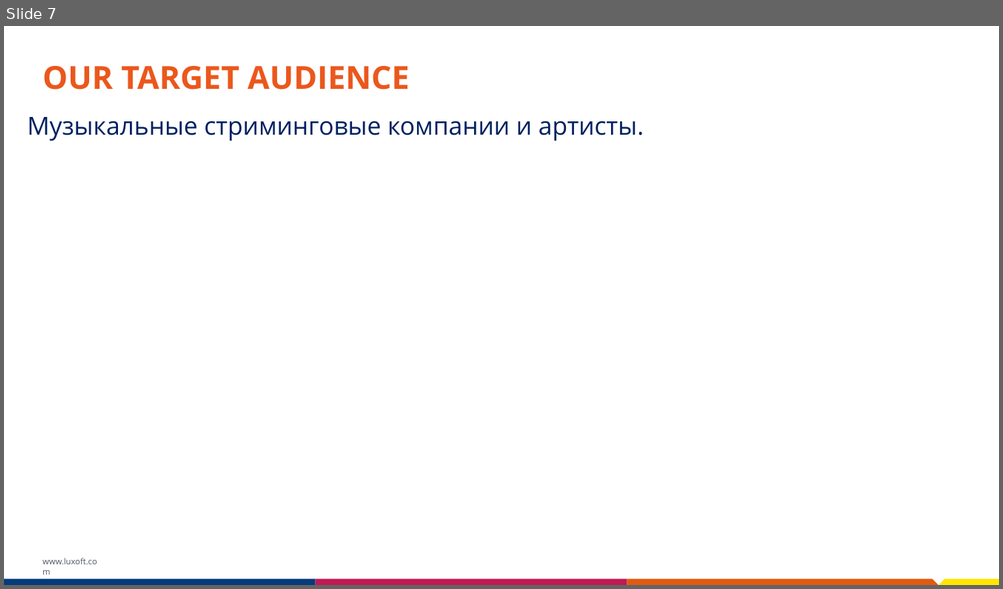
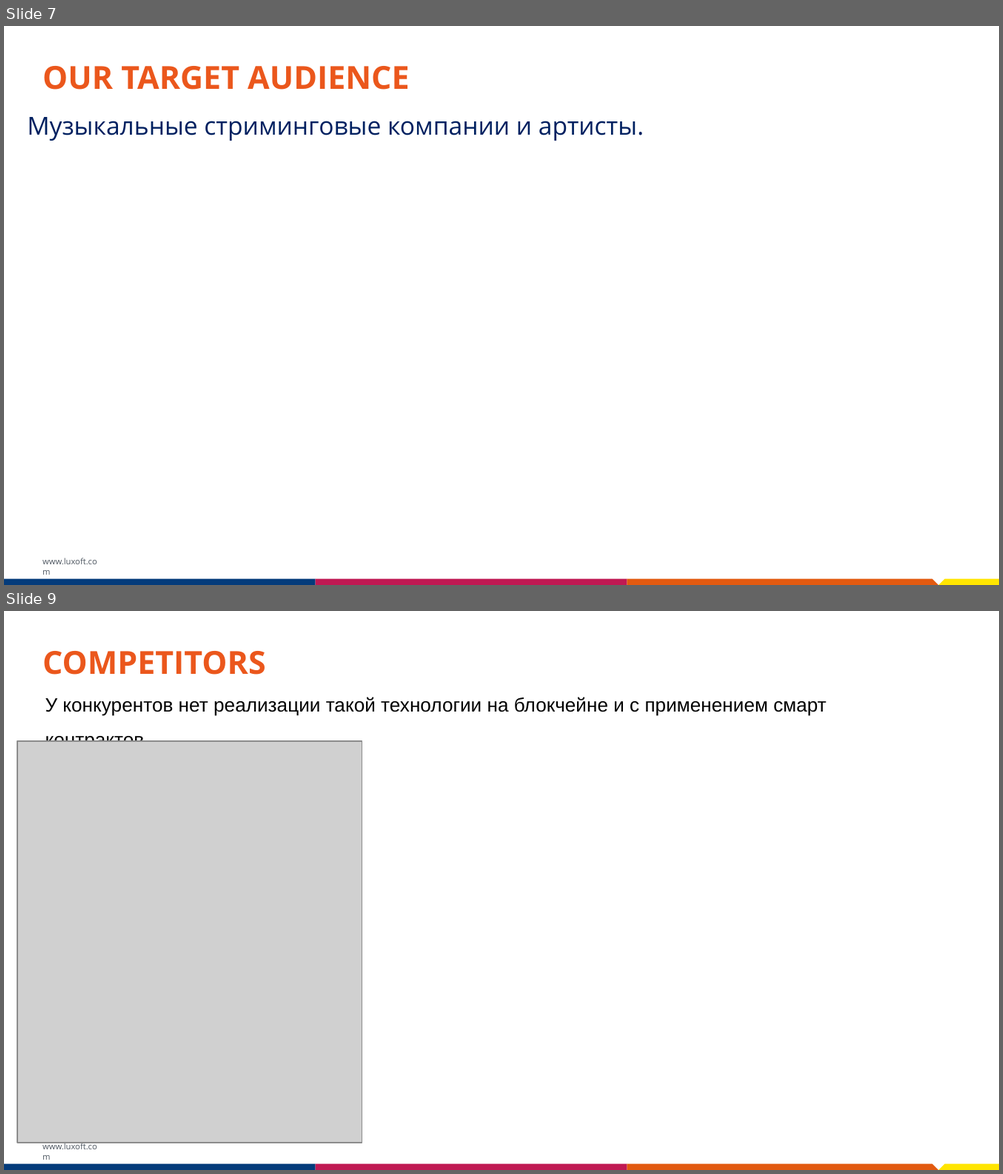
Before and after one commit to luxoft-hackaton/luxoft-hackaton-team3, a slide deck: BlockchainHackathon_Template.pptx. Shown one above the other, each under a label of ours: slide 7 before the commit, slides 7 and 9 after it; the slides between them are not shown. The pictures are 1003x589 and 1003x1174 pixels, drawn with LibreOffice and Linux fonts; fonts in the diff are those of the drawing; grey boxes stand for pictures; background and template pictures are left out. Boxes give left, top, right and bottom in pixels: in the first picture for what was removed or moved away, otherwise in the second. Text is boxed around its words. In the diff, an @@ line names an element or a change of style, - is before the commit and + after.

```diff
--- a/BlockchainHackathon_Template.pptx
+++ b/BlockchainHackathon_Template.pptx
@@ slide 9 added at (4,611,999,1170), background #FFFFFF; not listed: 5 template elements that a slide beside it also shows @@
@@ title added at (42,651,265,675), 23 pt, text #EB571C, bold @@
+COMPETITORS
@@ text added at (45,697,826,716), 14 pt, text #000000 @@
+У конкурентов нет реализации такой технологии на блокчейне и с применением смарт контрактов.
@@ picture added at (17,741,361,1143) @@
```
Also in this commit, not shown: 4 slides changed, 1 other slide added, 2 slides removed, 1 other file.
